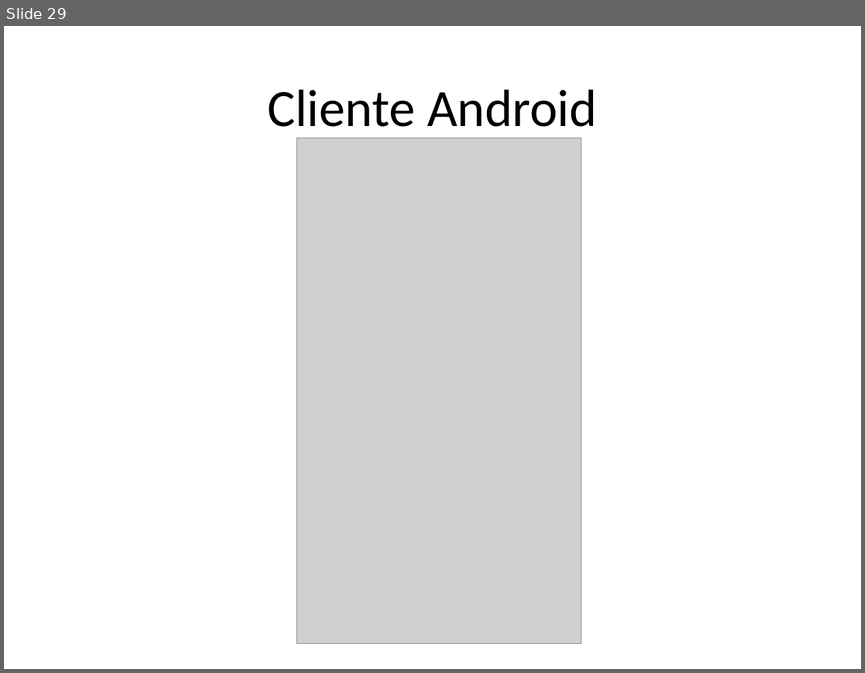
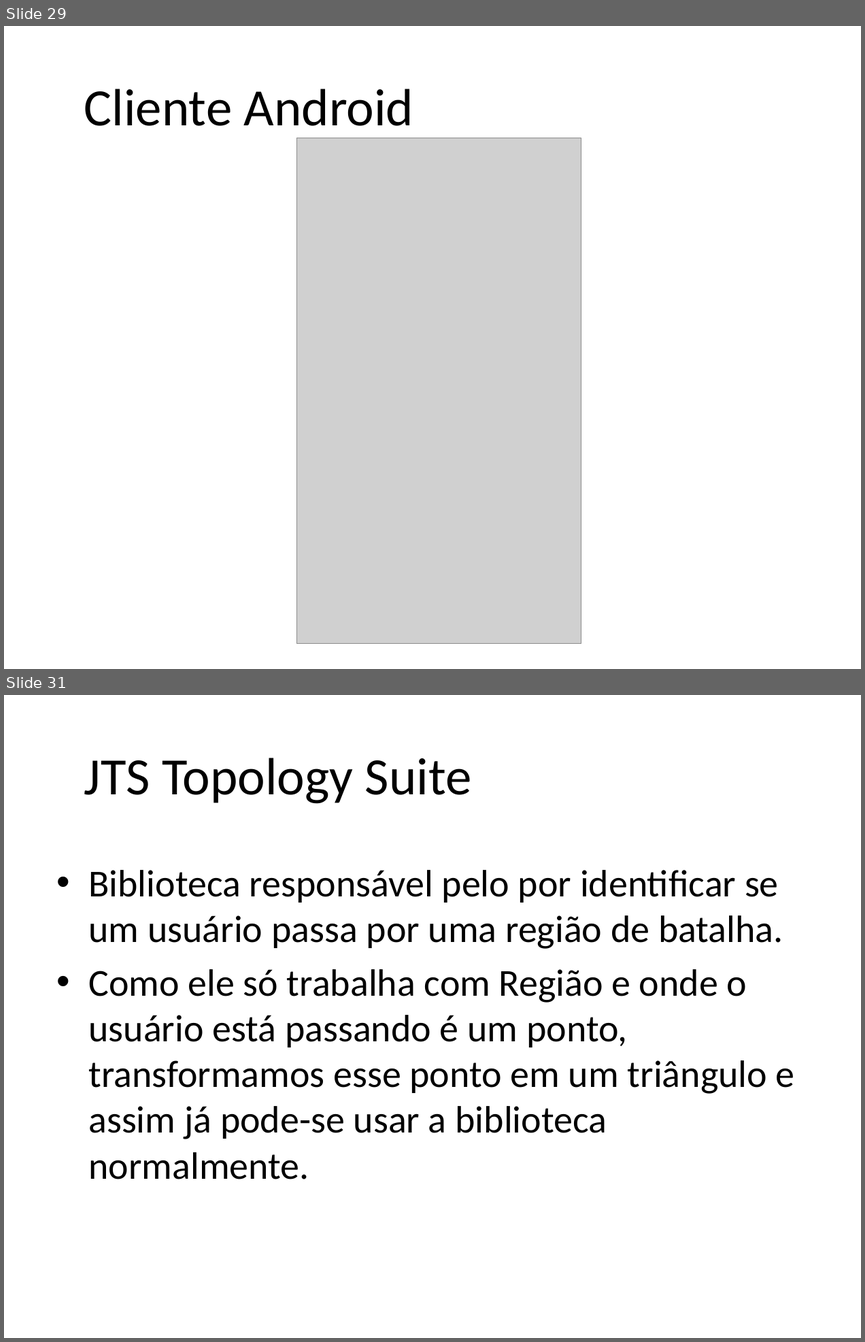
Before and after one commit to stockrt/InvisibleBattlefields, a slide deck: Documents/apresentacao.pptx. Shown one above the other, each under a label of ours: slide 29 before the commit, slides 29 and 31 after it; the slides between them are not shown. The pictures are 865x673 and 865x1342 pixels, drawn with LibreOffice and Linux fonts; fonts in the diff are those of the drawing; grey boxes stand for pictures; background and template pictures are left out. Boxes give left, top, right and bottom in pixels: in the first picture for what was removed or moved away, otherwise in the second. Text is boxed around its words. In the diff, an @@ line names an element or a change of style, - is before the commit and + after.

```diff
--- a/Documents/apresentacao.pptx
+++ b/Documents/apresentacao.pptx
@@ slide 31 added at [4,695,861,1338], background picture (left out) @@
@@ title added at [84,758,472,804], 44 pt, text #000000 @@
+JTS Topology Suite
@@ text added at [88,870,795,1179], 32 pt, text #000000 @@
+• Biblioteca responsável pelo por identificar se um usuário passa por uma região de batalha.
+• Como ele só trabalha com Região e onde o usuário está passando é um ponto, transformamos esse ponto em um triângulo e assim já pode-se usar a biblioteca normalmente.
@@ slide 29 changed as well @@
@@ title "Cliente Android": place and size @@
-title "Cliente Android" at [267,89,597,138]
+title "Cliente Android" at [84,89,414,126]
@@ title "Cliente Android" at [84,89,414,126]: alignment centre to left @@
```
Also in this commit, not shown: 28 other slides changed, 4 other slides added, 1 slide removed.
